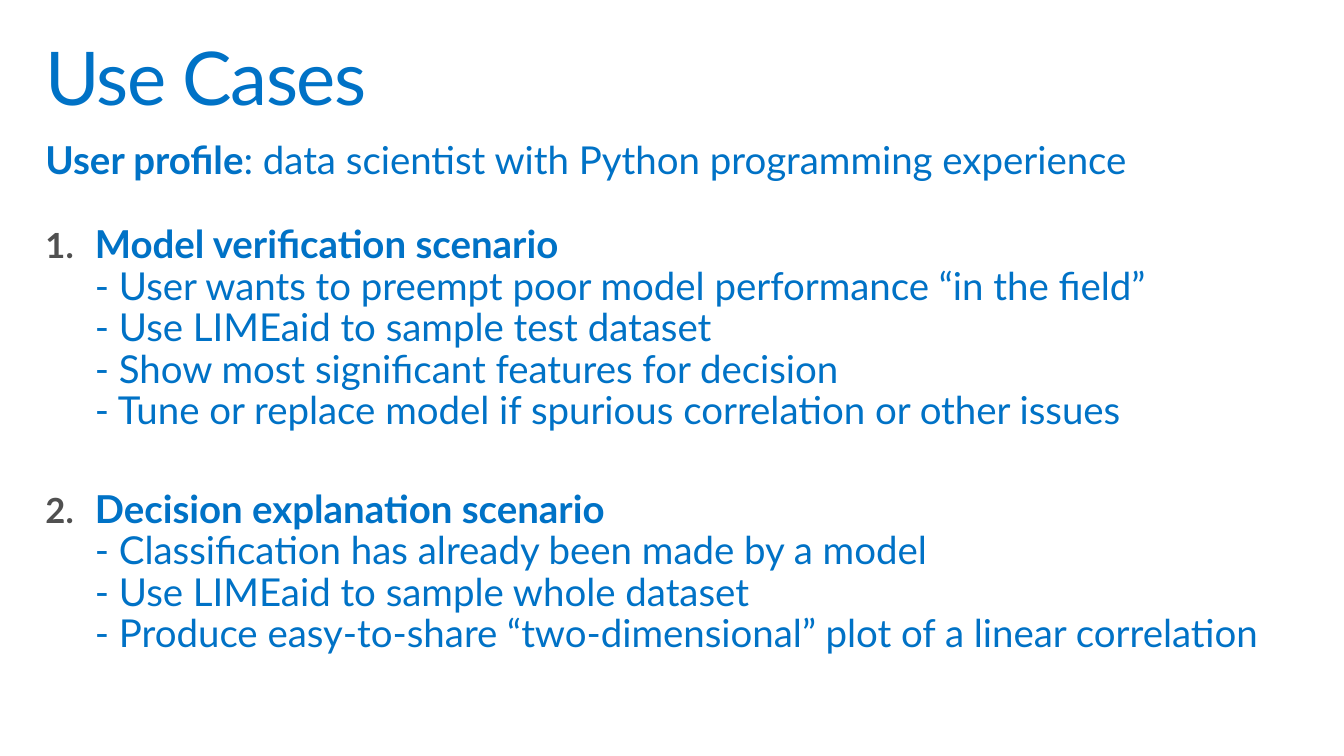
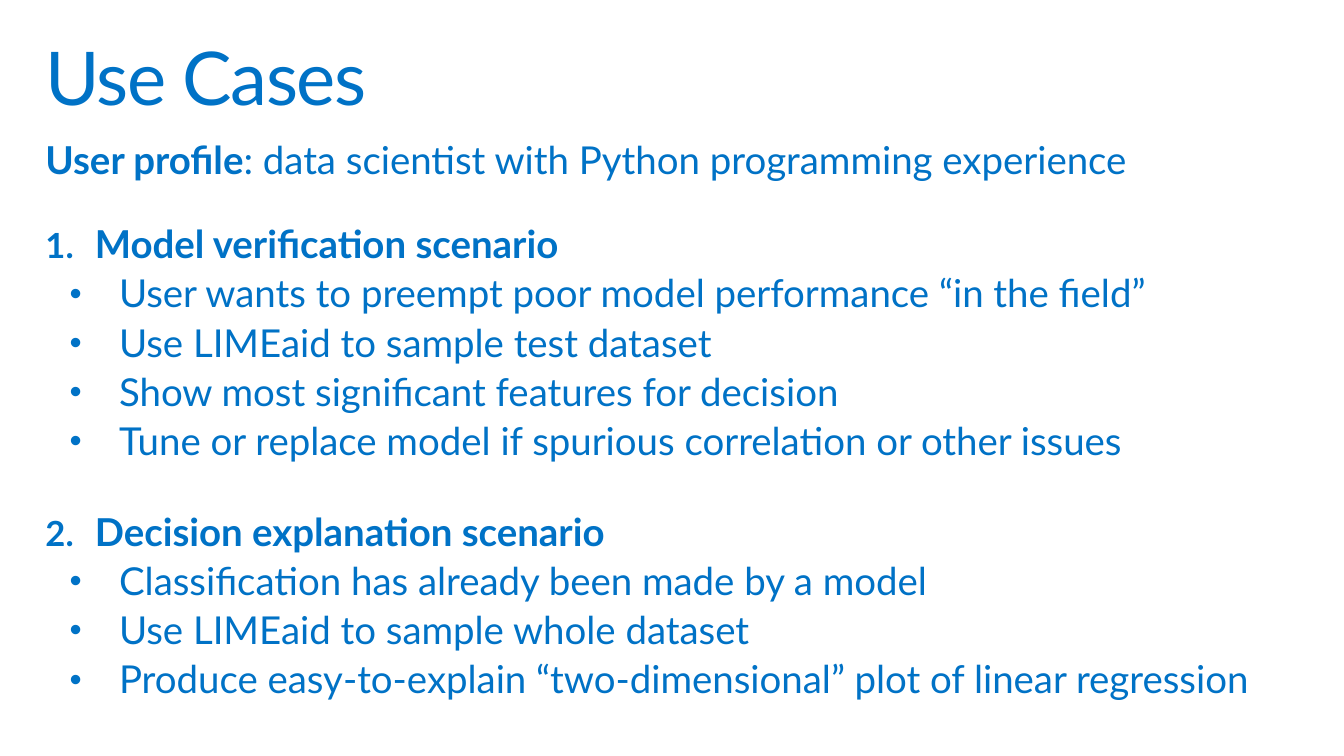
Before and after one commit to PKing70/LIMEaid, a slide deck: slide 4 of docs/LIMEaid_Final.pptx. Drawn at 1344x756 pixels with LibreOffice and Linux fonts; fonts in the diff are those of the drawing; background and template pictures are left out. Boxes give left, top, right and bottom in pixels: in the first picture for what was removed or moved away, otherwise in the second. Text is boxed around its words. In the diff, an @@ line names an element or a change of style, - is before the commit and + after.

```diff
--- a/docs/LIMEaid_Final.pptx
+++ b/docs/LIMEaid_Final.pptx
@@ text at <box>95,229,1248,700</box>: text changed @@
-1. Model verification scenario
-   - User wants to preempt poor model performance “in the field”
-   - Use LIMEaid to sample test dataset
-   - Show most significant features for decision
-   - Tune or replace model if spurious correlation or other issues
-2. Decision explanation scenario
-   - Classification has already been made by a model
-   - Use LIMEaid to sample whole dataset
-   - Produce easy-to-share “two-dimensional” plot of a linear correlation
+1. Model verification scenario
+    • User wants to preempt poor model performance “in the field”
+    • Use LIMEaid to sample test dataset
+    • Show most significant features for decision
+    • Tune or replace model if spurious correlation or other issues
+2. Decision explanation scenario
+    • Classification has already been made by a model
+    • Use LIMEaid to sample whole dataset
+    • Produce easy-to-explain “two-dimensional” plot of linear regression
```
Also in this commit, not shown: 7 other slides changed, 4 other files.
